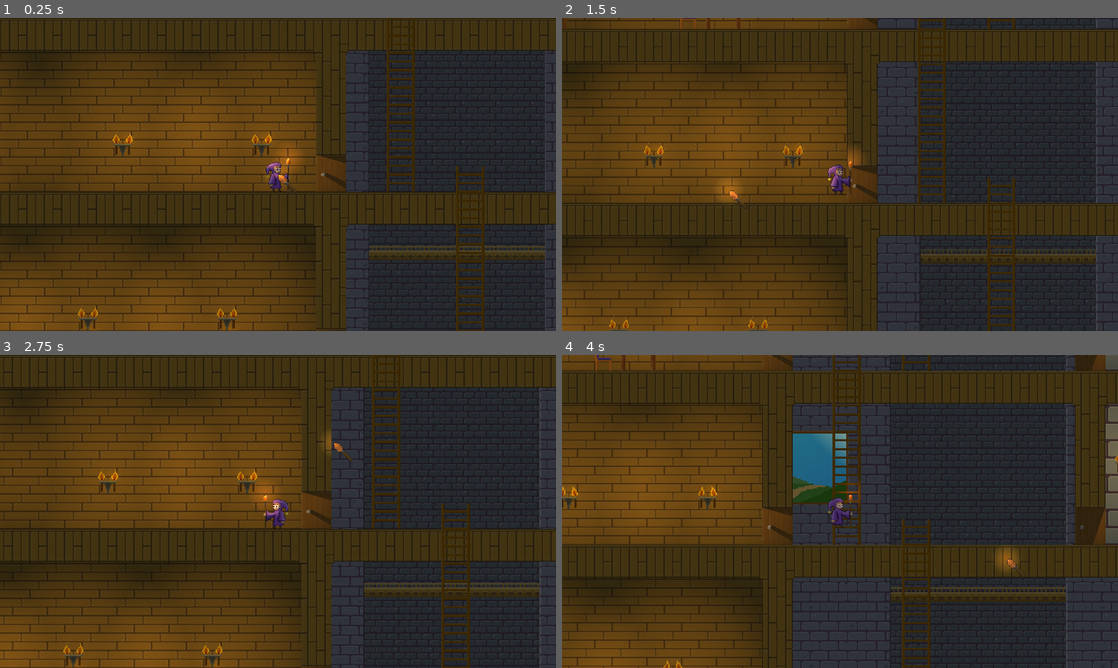
Above: before the commit, frames 1-4 (two rows, left to right).
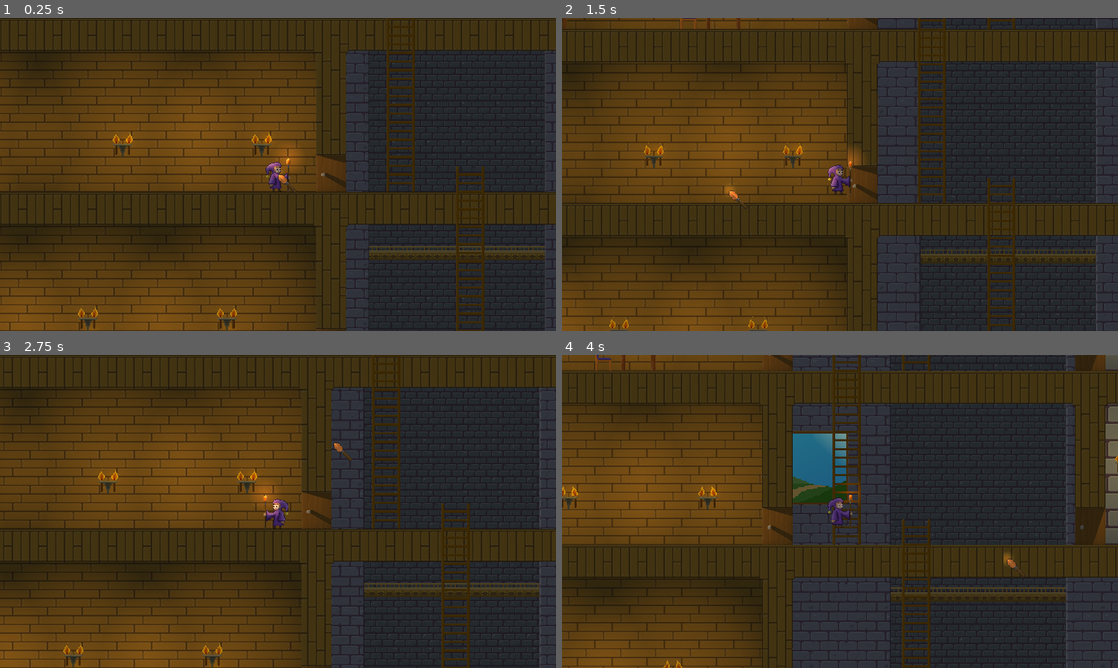
Above: after the commit, the same moments.

Repository: G-Milzink/LittleWizard
Game: Godot game, scene res://main.tscn
Two runs of this game, one before a commit and one after it. Both use one fixed random seed, a clock stepped at 60 frames per second and the inputs below.
Inputs (mouse positions are in pixels of both pictures, inside the frame that each line leads up to):
- Up to frame 1 (0.25 s): no input
- Up to frame 2 (1.5 s): tap Enter at 0.5 s; move the mouse to (962, 158) at 0.52 s; hold D (move_right) from 0.53 s (still down); tap W (jump) at 0.77 s; move the mouse to (728, 190) at 1.27 s
- Up to frame 3 (2.75 s): tap W (jump) at 1.52 s; move the mouse to (333, 442) at 2.02 s; release D (move_right) at 2.03 s; hold A (move_left) from 2.03 s (still down)
- Up to frame 4 (4 s): move the mouse to (812, 574) at 2.77 s; release A (move_left) at 2.78 s; hold D (move_right) from 2.78 s (still down); tap W (jump) at 3.02, 3.77 s; move the mouse to (1006, 558) at 3.52 s

The runs differ from the first frame. In frame 1, less than 0.1% of the frame differs, in the area x 48-52%, y 47-54%; in frame 2, less than 0.1%; in frame 3, less than 0.1%; in frame 4, 0.2%, in the area x 77-83%, y 61-69%.

Commit message:
add first npc.

Diff:
--- a/project.godot
+++ b/project.godot
@@ -24,6 +24,7 @@
 
 window/size/viewport_width=1024
 window/size/viewport_height=576
+window/size/mode=2
 window/stretch/mode="canvas_items"
 
 [editor_plugins]
--- a/scenes/cursor.tscn
+++ b/scenes/cursor.tscn
@@ -12,4 +12,6 @@
 texture = ExtResource("2_bb2ml")
 
 [node name="PointLight2D" type="PointLight2D" parent="."]
+scale = Vector2(0.5, 0.5)
+shadow_enabled = true
 texture = ExtResource("3_m1e1t")
--- a/scenes/maps/wiz_school.tscn
+++ b/scenes/maps/wiz_school.tscn
@@ -8,6 +8,7 @@
 [ext_resource type="Texture2D" uid="uid://cjwbib5u7v05y" path="res://0_PNG/paralax/WizardingSchool/Wiz_School_WalkWay.png" id="4_gtj3k"]
 [ext_resource type="Texture2D" uid="uid://b5b4yfyf4pw6r" path="res://0_PNG/paralax/WizardingSchool/Wiz_School_MG_painting_01.png" id="6_uk65u"]
 [ext_resource type="PackedScene" uid="uid://ct4e7prkjsq5v" path="res://triggers/ladder_trigger.tscn" id="7_ig5l7"]
+[ext_resource type="PackedScene" uid="uid://dg10lvyn3jr6" path="res://scenes/npcs/fargnel.tscn" id="9_x1dnl"]
 
 [sub_resource type="Gradient" id="Gradient_ywcu8"]
 offsets = PackedFloat32Array(0, 0.0746753, 0.558442, 0.902597)
@@ -438,3 +439,8 @@
 UP_area_y_scale = 5.0
 DOWN_area_y_scale = 4.1
 DOWN_area_y_offset = -64
+
+[node name="Npcs" type="Node2D" parent="."]
+
+[node name="Fargnel" parent="Npcs" instance=ExtResource("9_x1dnl")]
+position = Vector2(609, 640)
--- /dev/null
+++ b/scenes/npcs/fargnel.tscn
@@ -0,0 +1,35 @@
+[gd_scene load_steps=5 format=3 uid="uid://dg10lvyn3jr6"]
+
+[ext_resource type="Texture2D" uid="uid://d22tiwl8iamwk" path="res://textures/npcs/Fargnel.tres" id="1_sgriu"]
+
+[sub_resource type="AtlasTexture" id="AtlasTexture_cowoh"]
+atlas = ExtResource("1_sgriu")
+region = Rect2(0, 0, 96, 96)
+
+[sub_resource type="SpriteFrames" id="SpriteFrames_6hs14"]
+animations = [{
+"frames": [{
+"duration": 1.0,
+"texture": SubResource("AtlasTexture_cowoh")
+}],
+"loop": true,
+"name": &"idle",
+"speed": 5.0
+}]
+
+[sub_resource type="RectangleShape2D" id="RectangleShape2D_rfmat"]
+size = Vector2(38, 96)
+
+[node name="Fargnel" type="CharacterBody2D"]
+collision_layer = 0
+collision_mask = 0
+
+[node name="AnimatedSprite2D" type="AnimatedSprite2D" parent="."]
+position = Vector2(0, -48)
+sprite_frames = SubResource("SpriteFrames_6hs14")
+animation = &"idle"
+autoplay = "idle"
+
+[node name="CollisionShape2D" type="CollisionShape2D" parent="."]
+position = Vector2(-7, -48)
+shape = SubResource("RectangleShape2D_rfmat")
--- /dev/null
+++ b/textures/npcs/Fargnel.tres
@@ -0,0 +1,8 @@
+[gd_resource type="CanvasTexture" load_steps=3 format=3 uid="uid://d22tiwl8iamwk"]
+
+[ext_resource type="Texture2D" uid="uid://cps8wfx3u5ppn" path="res://0_PNG/npcs/Fargnel.png" id="1_p3nk3"]
+[ext_resource type="Texture2D" uid="uid://hieqiery8oo1" path="res://0_PNG/npcs/Fargnel_n.png" id="2_mnmic"]
+
+[resource]
+diffuse_texture = ExtResource("1_p3nk3")
+normal_texture = ExtResource("2_mnmic")
Binary file added: 0_ASESPRITE/NPCs.ase
Binary file added: 0_PNG/npcs/Fargnel.png
Not shown, added: 0_PNG/npcs/Fargnel.png.import
Binary file added: 0_PNG/npcs/Fargnel_n.png
Not shown, added: 0_PNG/npcs/Fargnel_n.png.import
Not shown: 1 places in scenes/maps/wiz_school.tscn that only renumber resources
